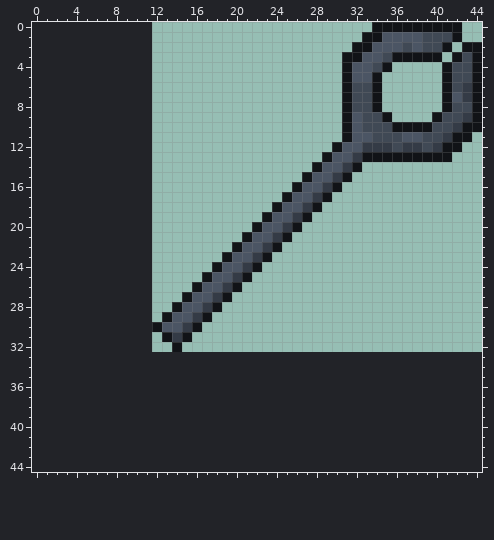
Edited in one commit: pixel-art sprite (Items/Melee/TitanitePole.png). That is the earlier state.
The file is 66x66 pixels, drawn in blocks of 2x2; one block is one cell here. The old version is drawn lined up with the new one, on the new canvas.
New version:
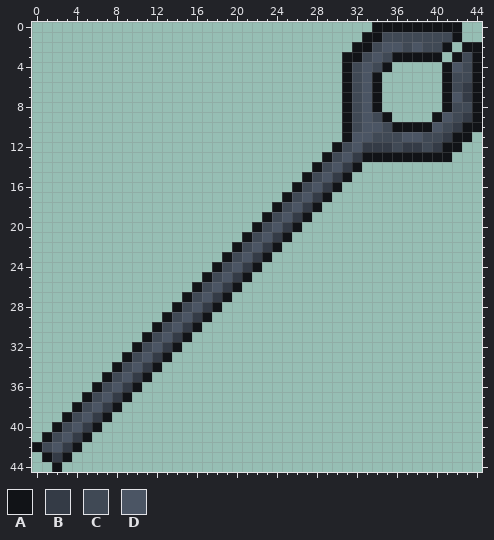
Palette (. is transparent): A #111317  B #343b46  C #404955  D #4b5564
Edits made:
canvas 33x33 -> 45x45, the old top-left corner now at 12,0
y 1: x 35..38 DDDD -> CCCC
y 2: x 34 D -> C
y 3: x 33 D -> C
y 4: x 32 D -> C; x 42 C -> D
y 5: x 32 D -> C
y 6..8: x 33 C -> D
y 9: x 32..33 DC -> CD; x 41 C -> D
y 10: x 32..34 DCC -> CDD; x 40 C -> D
y 12: x 31 D -> C
y 13: x 30 D -> C
y 14: x 29 D -> C
y 15: x 28 D -> C
y 16: x 27 D -> C
y 17: x 26 D -> C
y 18: x 25 D -> C
y 19: x 24 D -> C
y 20: x 23 D -> C
y 21: x 22 D -> C
y 22: x 21 D -> C
y 23: x 20 D -> C
y 24: x 19 D -> C
y 25: x 18 D -> C
y 26: x 17 D -> C
y 27: x 16 D -> C
y 28: x 15 D -> C
y 29: x 14 D -> C
y 30: x 13 D -> C
y 31: x 11..13 ..A -> ACD
y 32: x 10..13 .... -> ACDB
y 33: x 9..13 ..... -> ACDBA
y 34: x 8..12 ..... -> ACDBA
y 35: x 7..11 ..... -> ACDBA
y 36: x 6..10 ..... -> ACDBA
y 37: x 5..9 ..... -> ACDBA
y 38: x 4..8 ..... -> ACDBA
y 39: x 3..7 ..... -> ACDBA
y 40: x 2..6 ..... -> ACDBA
y 41: x 1..5 ..... -> ACDBA
y 42: x 0..4 ..... -> ACDBA
y 43: x 1..3 ... -> ABA
y 44: x 2 . -> A
Pixel boxes of the changes (left, top, right, bottom) in both pictures:
changed: (32, 32, 422, 472)
changed: (452, 62, 462, 72)
changed: (432, 112, 452, 132)
